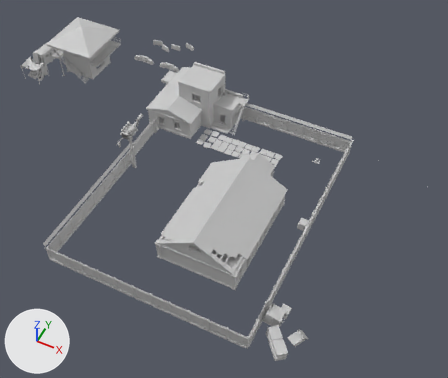
The FBX model Assets/Mapa/Base militar/Millitary_blockpost.fbx: old version first, new version second.
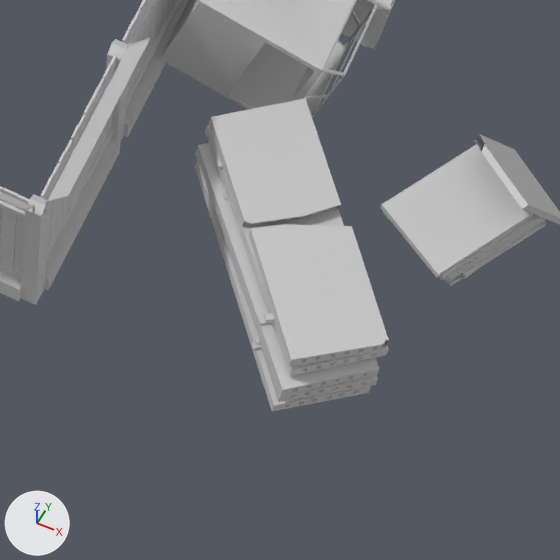
Each version appears first whole from a 50 mm camera at (26.7, -68.4, 88.5) aimed at (-8.3, 1.5, 1.1), and next in a close-up on the part from 54% to 69% of the width and 83% to 100% of the height. Arrows for +X, +Y and +Z are at lower left; the lights stay in place. Where no turn or scale is listed for an object, it has been applied to the vertices. Vertices at the same position are counted once.

Names of what the first close-up shows: 'def_shaders_def_trans_prop_prop_barbwire3_dds_1', 'default_crete_crete_beton_5_dds', 'default_crete_crete_beton_5_dds_2', 'default_crete_crete_pol_brown_1_dds_1', 'default_crete_crete_pol_brown_1_dds_2', 'default_mtl_mtl_rja_green_dds', 'default_mtl_mtl_rja_green_dds_1', 'default_wood_wood_fence_01_dds_1', 'default_wood_wood_fence_01_dds_4', 'default_wood_wood_jasik_dds_4'.
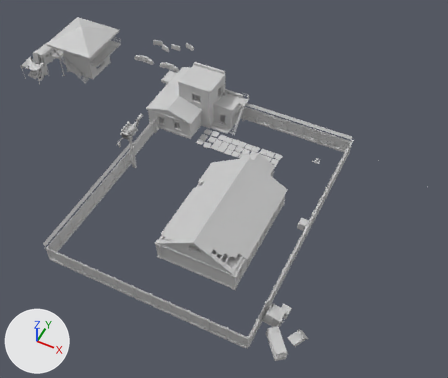
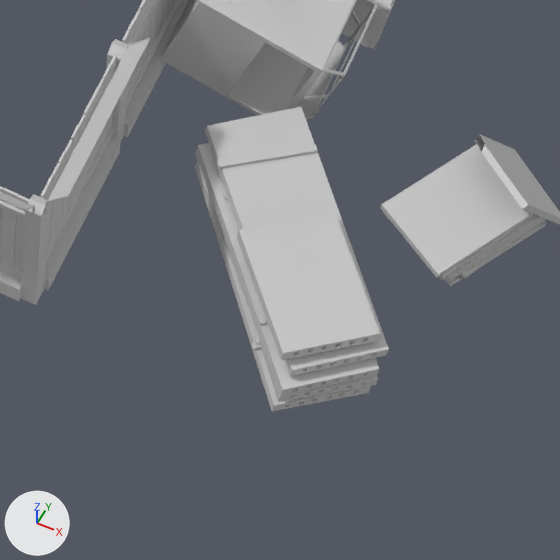
Pixel boxes (x1, y1, x2, y2) of what changed, in the close-ups (560 x 560 px):
'default_crete_crete_pol_brown_1_dds_2', reshaped: before (196, 125, 560, 411); after (196, 107, 560, 411)
'default_crete_crete_pol_brown_1_dds_1', reshaped: before (195, 98, 341, 410); after (195, 154, 274, 410)
part 1 of me_mesh_021, added: after (237, 211, 380, 360)
part 2 of me_mesh_022, deleted: before (209, 98, 341, 227)

The change, as a list of edits to the scene's bpy script:
```text
Change me_mesh_022:
    where me_mesh_022.from_pydata(...)  # 254 vertices, 338 faces; spans x -2.21..2.21, y -2.4..2.4, z -1.04..1.04
    used by ob_default_crete_crete_pol_brown_1_dds_1; location = (13.59, -24.64, 3.62)
    me_mesh_022 part 2: the loose piece of 108 vertices spanning x -2.04..0.62, y -0.22..2.4, z 0.46..1.04 is deleted
Change me_mesh_021:
    where me_mesh_021.from_pydata(...)  # 880 vertices, 1539 faces; spans x -3.05..3.05, y -3.4..3.4, z -1.16..1.16
    used by ob_default_crete_crete_pol_brown_1_dds_2; location = (14.49, -23.74, 3.3)
    me_mesh_021 part 1: the loose piece of 124 vertices spanning x -2.98..1.44, y -3.14..1.49, z 0.42..1.02 is copied, and the copy is multiplied about its middle by the matrix ((0.782, 0.248, -0.049), (0.245, 0.722, 0.058), (0.024, -0.03, 0.997)), then moved by (0.57, -0.82, 0.24); it spans x -1.65..1.24, y -3.1..-0.18, z 0.75..1.18
```
